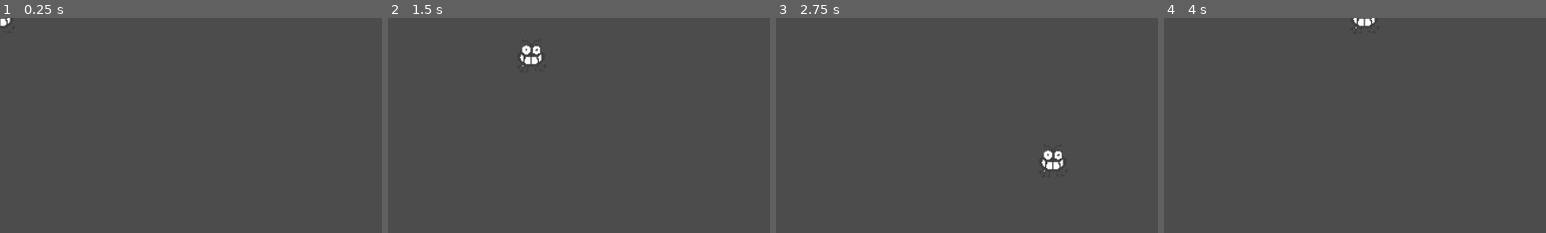
Above: before the commit, frames 1-4 (left to right).
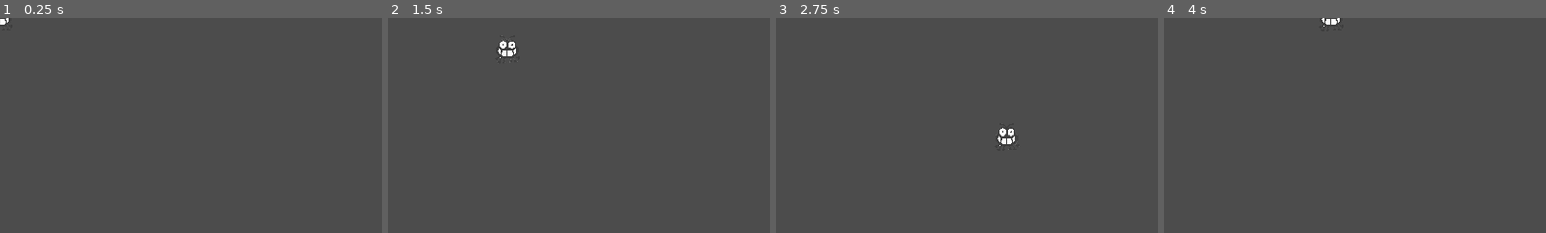
Above: after the commit, the same moments.

Repository: VictorieeMan/Bug-Off-2021
Game: Godot game, scene res://level_0.tscn
The game is run twice, just before and just after one commit, with the same random seed, the same clock (stepped at 60 frames per second) and the same inputs. This scene is started directly instead of the project's main scene. Sound files missing from this copy of the repository are replaced by a short silence.
Inputs:
- Up to frame 1 (0.25 s): no input
- Up to frame 2 (1.5 s): tap Enter at 0.5 s; hold Right (ui_right) 0.53-1.28 s; hold Down (ui_down) from 1.28 s (still down)
- Up to frame 3 (2.75 s): release Down (ui_down) at 2.03 s; hold Right (ui_right) from 2.03 s (still down)
- Up to frame 4 (4 s): release Right (ui_right) at 2.78 s; hold Up (ui_up) 2.78-3.53 s; hold Left (ui_left) from 3.53 s (still down)
The pictures show only the part of the screen within x 0-50%, y 0-50%; the shares and areas given below are measured in that part.

The runs differ from the first frame. In frame 1, less than 0.1% of the frame differs, in the area x 0-3%, y 0-4%; in frame 2, 0.5%, in the area x 28-41%, y 9-23%; in frame 3, 0.5%; in frame 4, 0.3%.

Commit message:
Updating the resolution to standard 1920x1080

Diff:
--- a/level_0.tscn
+++ b/level_0.tscn
@@ -18,4 +18,8 @@
 one_shot = true
 autostart = true
 
+[node name="ParallaxBackground" type="ParallaxBackground" parent="."]
+
+[node name="ParallaxLayer" type="ParallaxLayer" parent="ParallaxBackground"]
+
 [connection signal="timeout" from="intro_length" to="." method="_on_intro_length_timeout"]
--- a/project.godot
+++ b/project.godot
@@ -16,8 +16,10 @@
 
 [display]
 
-window/size/width=1600
-window/size/height=900
+window/size/width=1920
+window/size/height=1080
+window/stretch/mode="2d"
+window/stretch/aspect="keep"
 
 [input]
 
